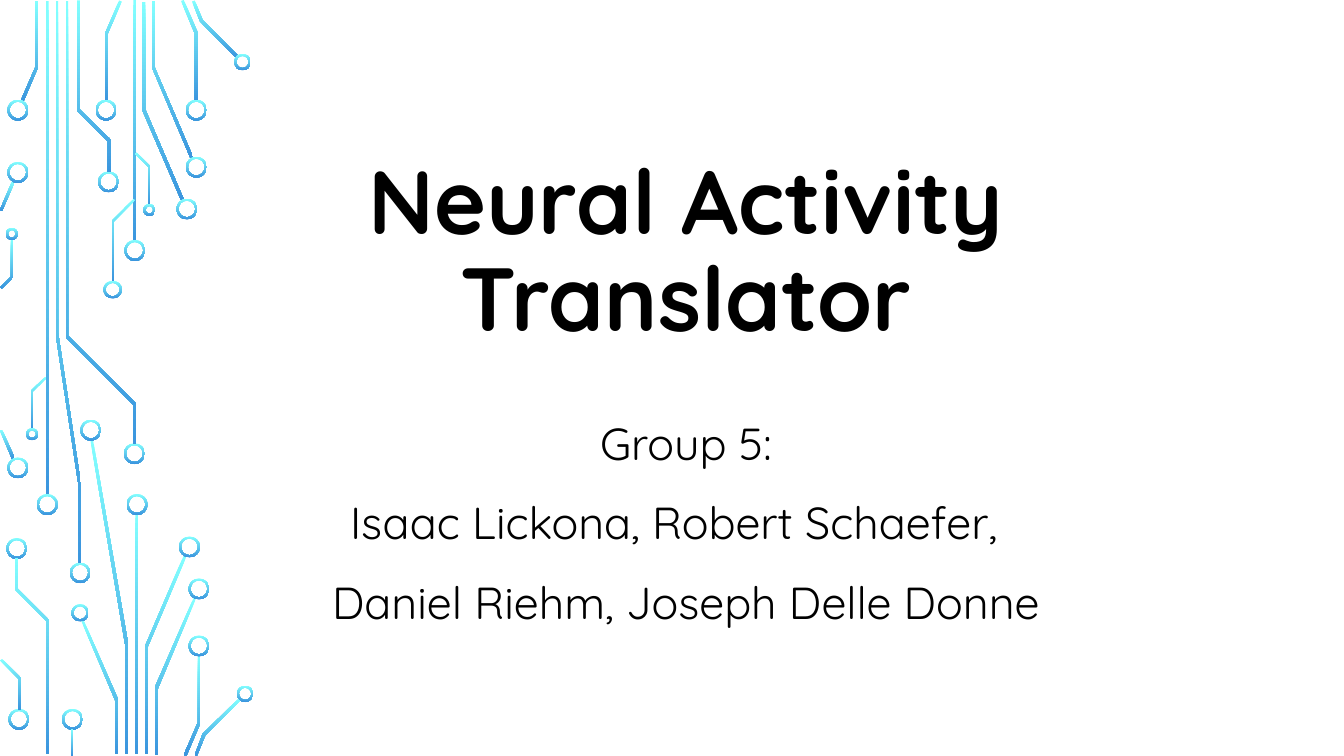
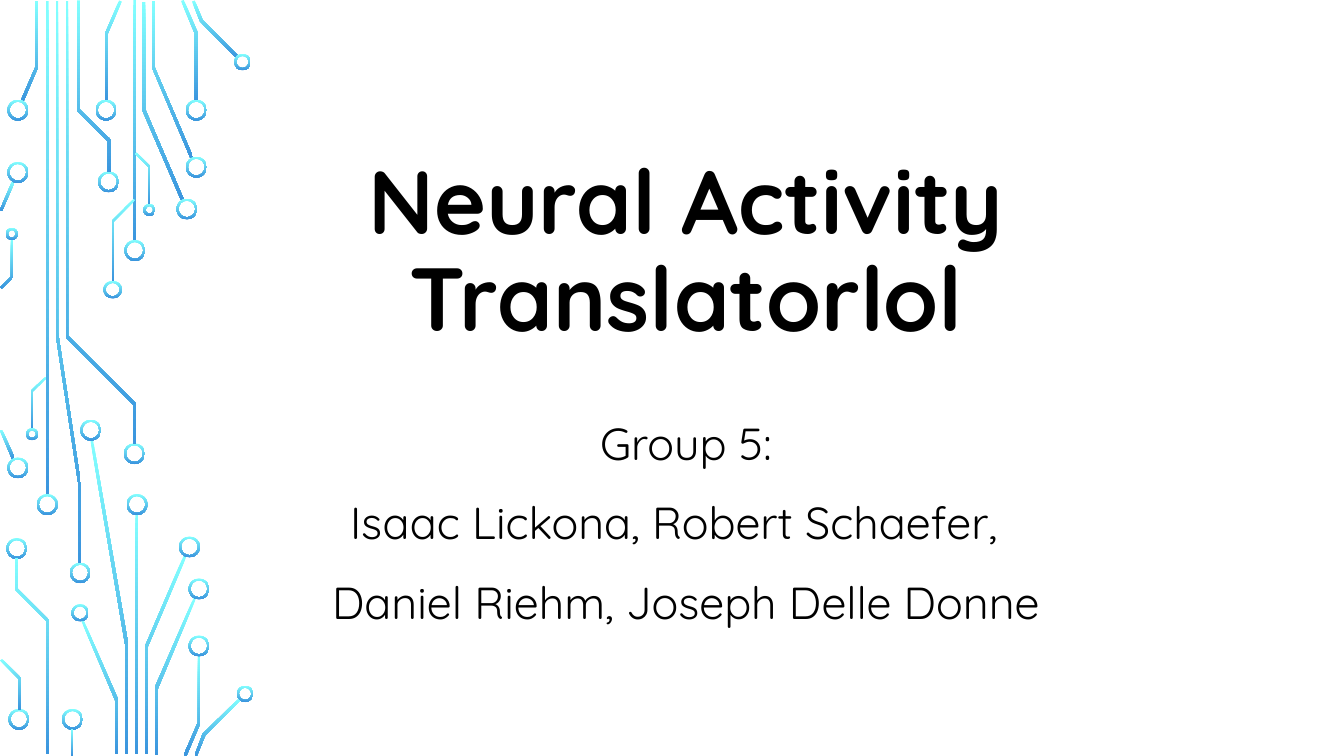
Before and after one commit to danjr26/brain-wavz, a slide deck: slide 1 of Brain Waves Prez.pptx. Drawn at 1344x756 pixels with LibreOffice and Linux fonts; fonts in the diff are those of the drawing; background and template pictures are left out. Boxes give left, top, right and bottom in pixels: in the first picture for what was removed or moved away, otherwise in the second. Text is boxed around its words. In the diff, an @@ line names an element or a change of style, - is before the commit and + after.

Commit message:
Testing
This is a test

```diff
--- a/Brain Waves Prez.pptx
+++ b/Brain Waves Prez.pptx
@@ title at <box>368,167,1004,332</box>: text changed @@
-Neural Activity Translator
+Neural Activity Translatorlol
```
